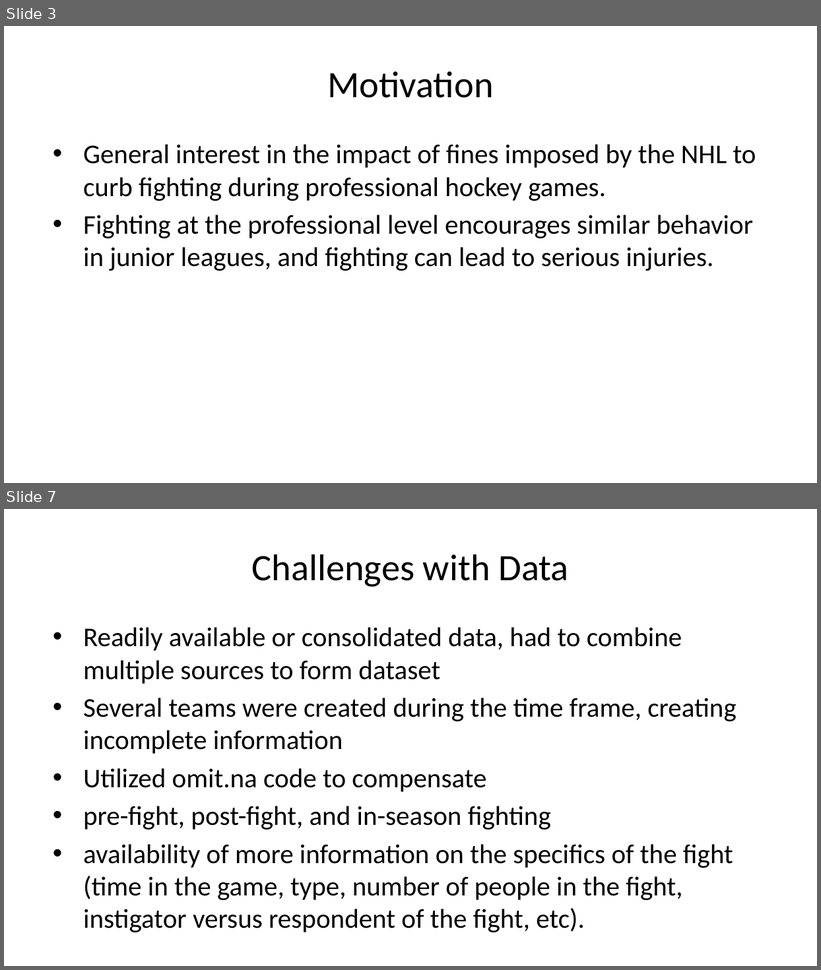
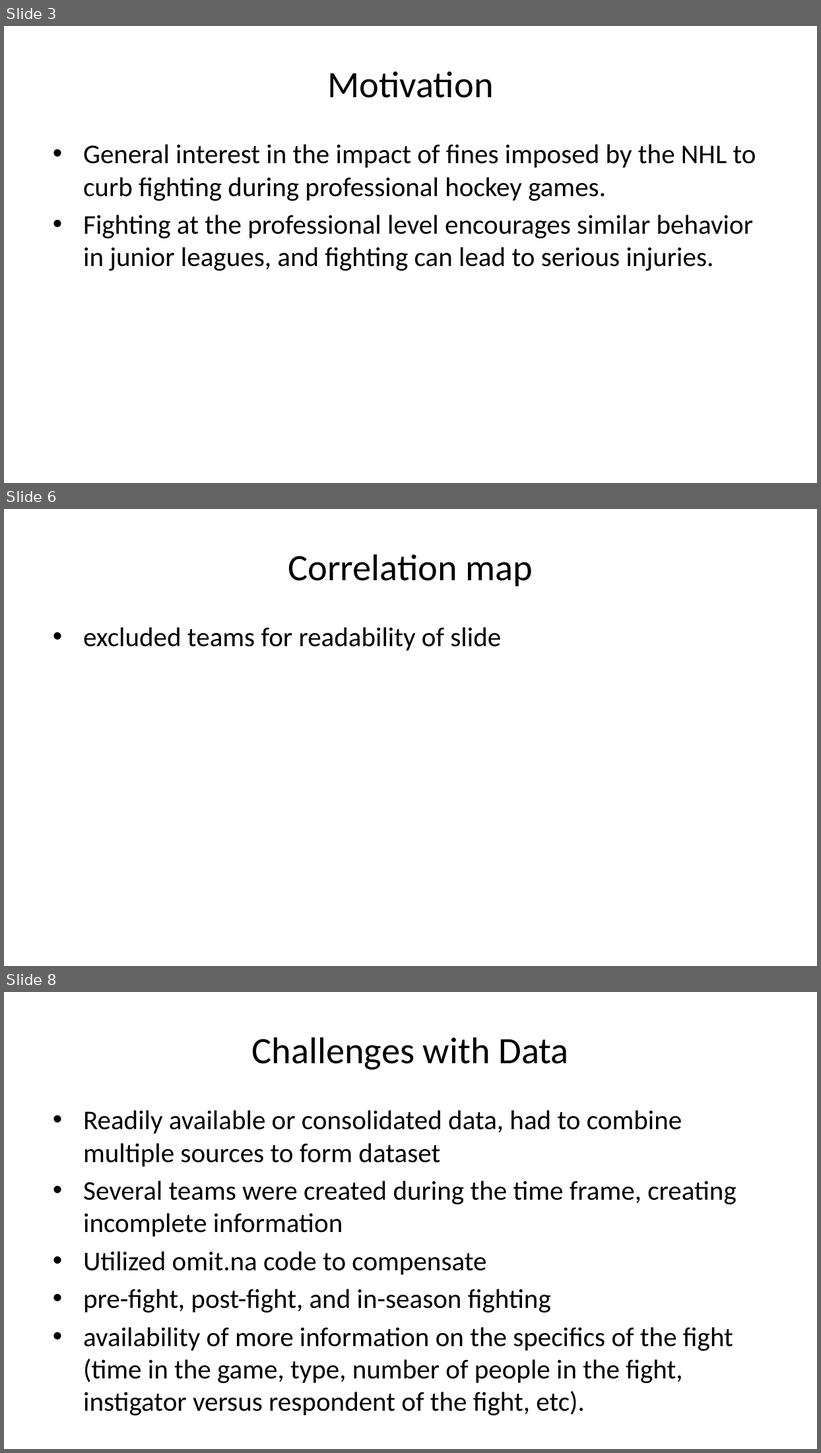
Before and after one commit to jason-nero/project-1, a slide deck: TermProject_Presentationv3.pptx. Shown one above the other, each under a label of ours: slides 3 and 7 before the commit, slides 3, 6 and 8 after it; the slides between them are not shown. The pictures are 821x970 and 821x1453 pixels, drawn with LibreOffice and Linux fonts; fonts in the diff are those of the drawing. Boxes give left, top, right and bottom in pixels: in the first picture for what was removed or moved away, otherwise in the second. Text is boxed around its words. In the diff, an @@ line names an element or a change of style, - is before the commit and + after.

```diff
--- a/TermProject_Presentationv3.pptx
+++ b/TermProject_Presentationv3.pptx
@@ slide 6 added at <box>4,509,817,966</box>, background #FFFFFF @@
@@ title added at <box>288,554,533,586</box>, 33 pt, text #000000 @@
+Correlation map
@@ text added at <box>83,627,501,651</box>, 24 pt, text #000000 @@
+• excluded teams for readability of slide
@@ what was slide 7 is now slide 8 @@
```
Also in this commit, not shown: 7 slides changed, 1 other slide added, 2 slides removed, 1 other file.
